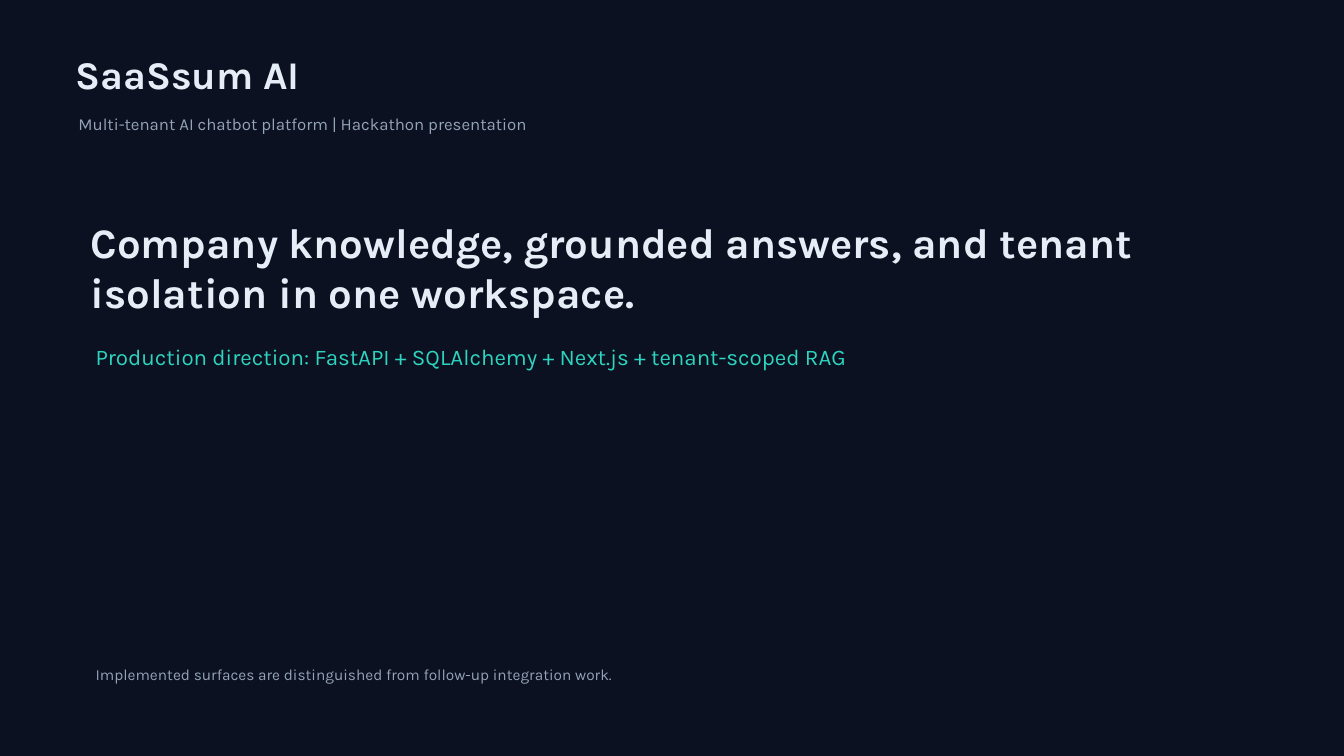
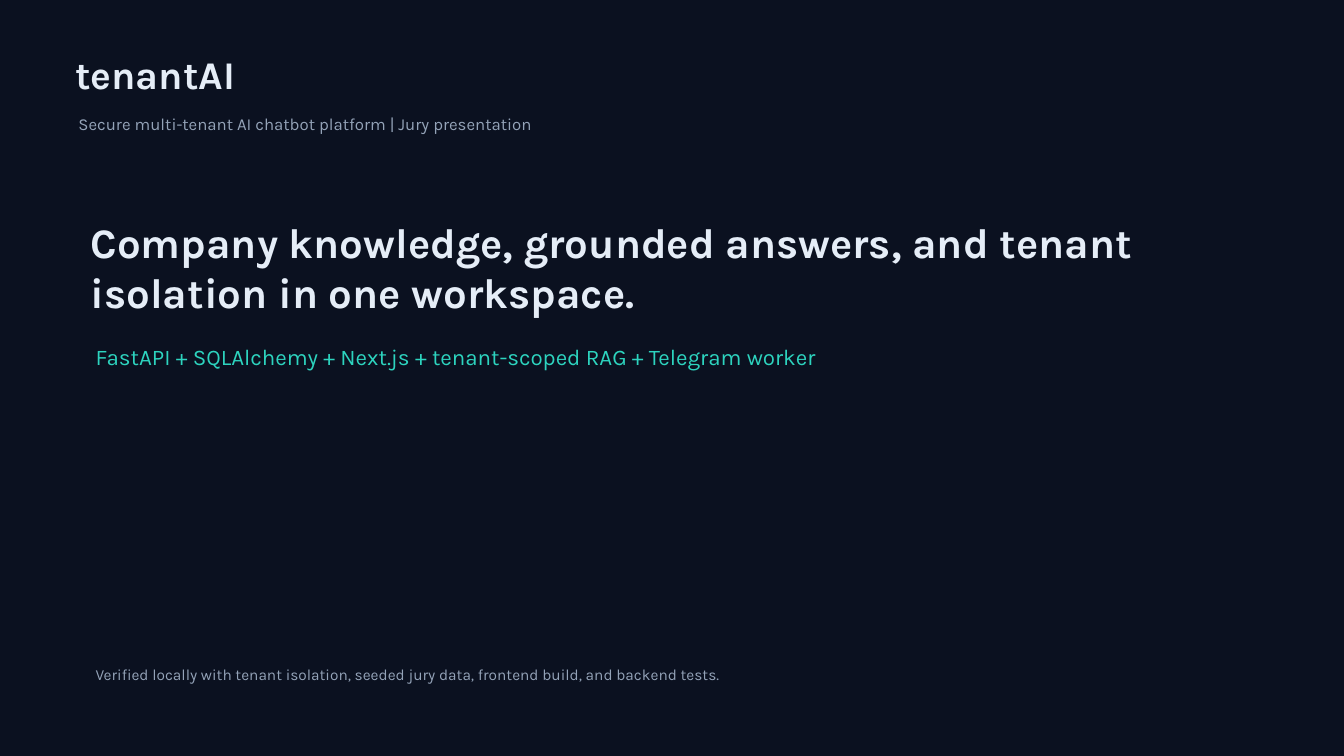
Before and after one commit to aksharganji23/tenantAI, a slide deck: slide 1 of presentation/SaaSsum_AI_Presentation.pptx. Drawn at 1344x756 pixels with LibreOffice and Linux fonts; fonts in the diff are those of the drawing. Boxes give left, top, right and bottom in pixels: in the first picture for what was removed or moved away, otherwise in the second. Text is boxed around its words. In the diff, an @@ line names an element or a change of style, - is before the commit and + after.

```diff
--- a/presentation/SaaSsum_AI_Presentation.pptx
+++ b/presentation/SaaSsum_AI_Presentation.pptx
@@ text at [75, 63, 235, 90]: text changed @@
-SaaSsum AI
+tenantAI
@@ text at [78, 118, 531, 134]: text changed @@
-Multi-tenant AI chatbot platform | Hackathon presentation
+Secure multi-tenant AI chatbot platform | Jury presentation
@@ text at [96, 349, 816, 371]: text changed @@
-Production direction: FastAPI + SQLAlchemy + Next.js + tenant-scoped RAG
+FastAPI + SQLAlchemy + Next.js + tenant-scoped RAG + Telegram worker
@@ text at [96, 669, 719, 684]: text changed @@
-Implemented surfaces are distinguished from follow-up integration work.
+Verified locally with tenant isolation, seeded jury data, frontend build, and backend tests.
```
Also in this commit, not shown: 3 other slides changed, 10 other files.
